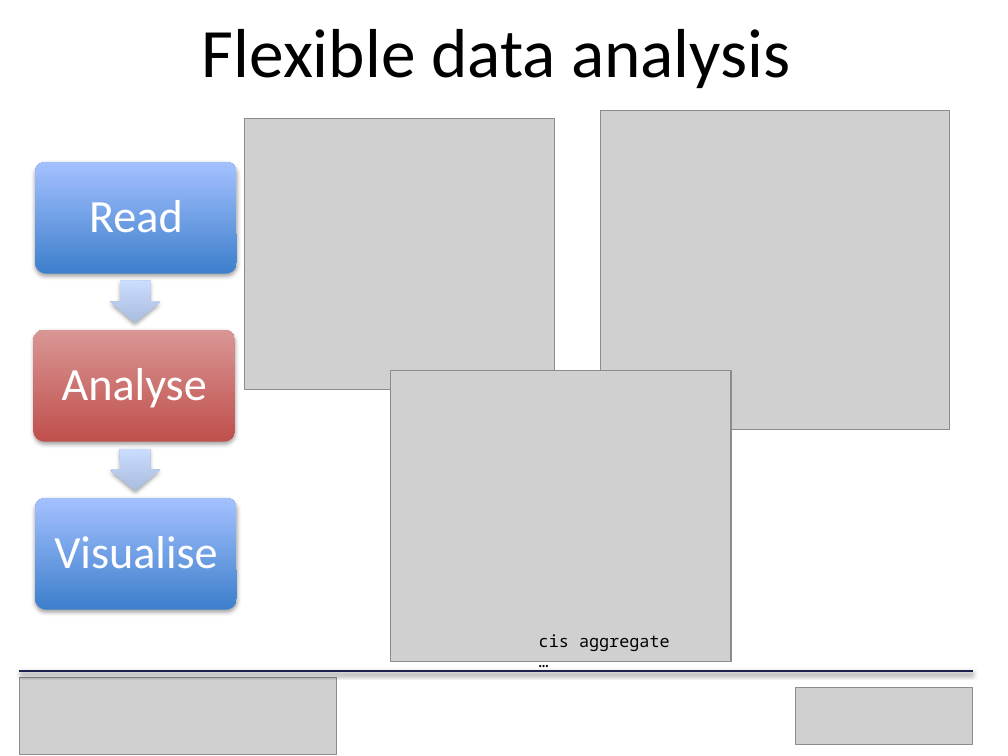
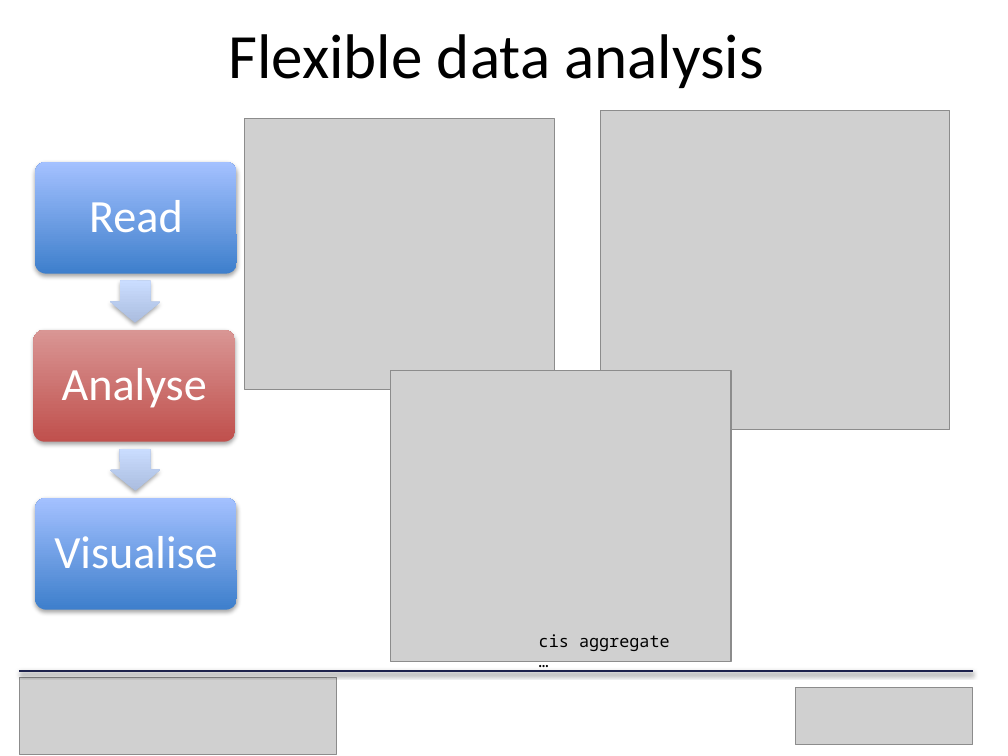
Before and after one commit to cehbrecht/cistools-at-tgif-march-2019, a slide deck: slide 4 of cistools-talk.pptx. Drawn at 1008x756 pixels with LibreOffice and Linux fonts; fonts in the diff are those of the drawing; grey boxes stand for pictures. Boxes give left, top, right and bottom in pixels: in the first picture for what was removed or moved away, otherwise in the second. Text is boxed around its words. In the diff, an @@ line names an element or a change of style, - is before the commit and + after.

```diff
--- a/cistools-talk.pptx
+++ b/cistools-talk.pptx
@@ text "Flexible data analysis" at bbox=[228, 34, 764, 88]: size 49.5 to 45 pt @@
```
Also in this commit, not shown: 6 other slides changed, 4 slides added, 1 slide removed.
